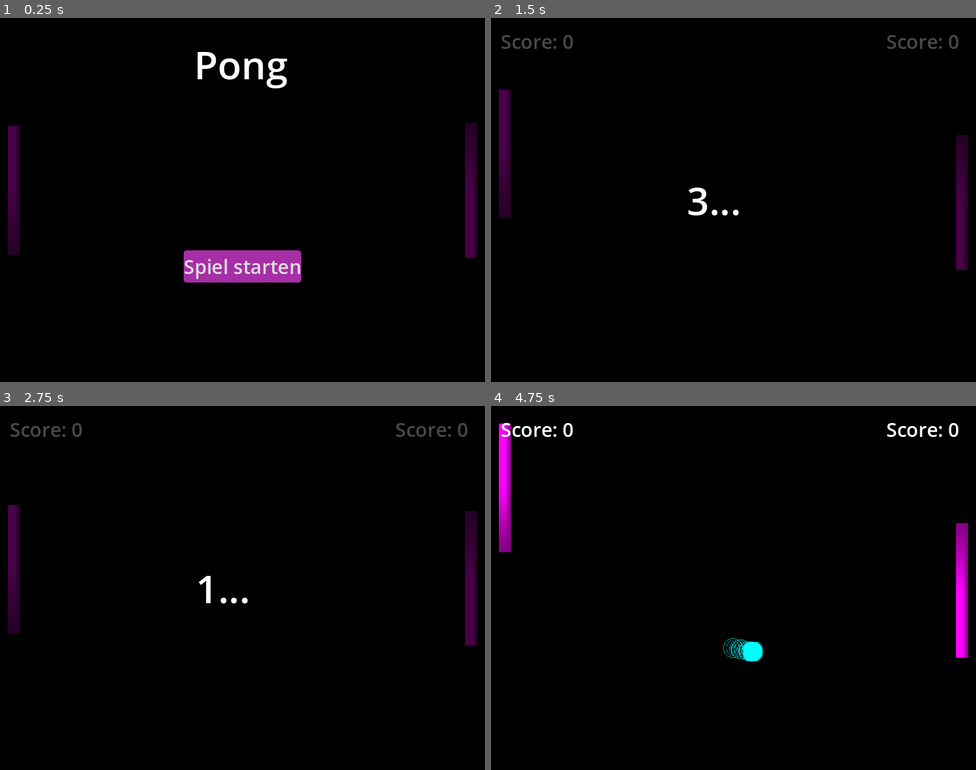
Above: before the commit, frames 1-4 (two rows, left to right).
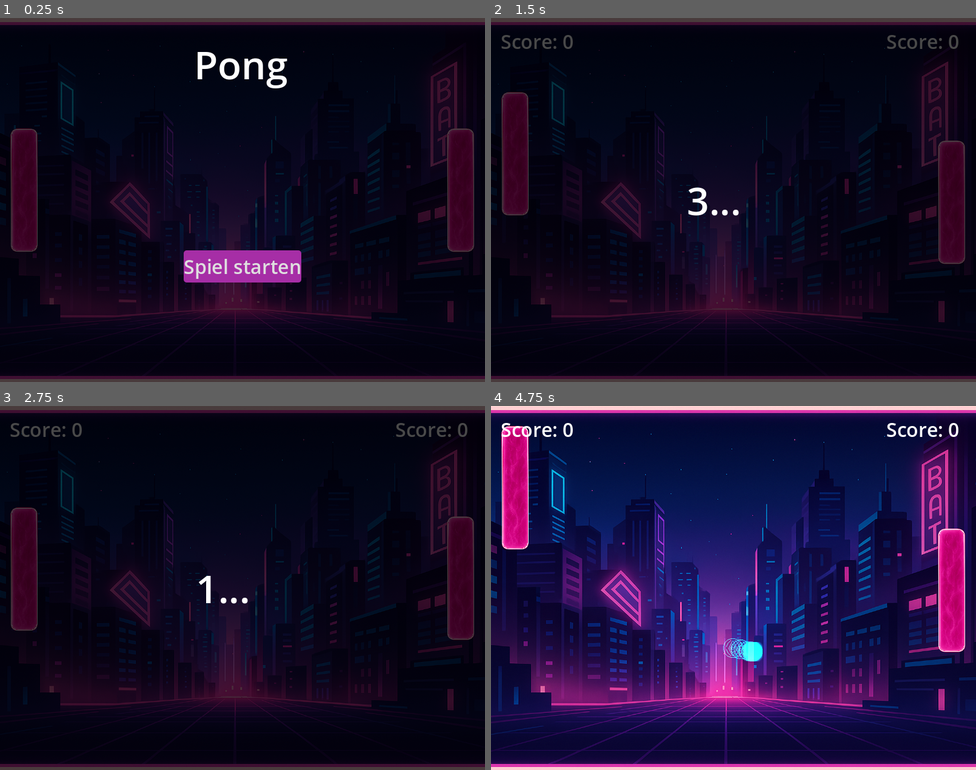
Above: after the commit, the same moments.

Repository: MetalCar/CyberPong
Game: Godot game, scene res://Scenes/Main.tscn
Same seed, same stepped clock (60 frames per second), same inputs: the game is played once before the commit and once after it.
Inputs:
- Up to frame 1 (0.25 s): no input
- Up to frame 2 (1.5 s): click "Spiel starten" at 0.5 s; tap Enter at 1.25 s; hold W (move_up_p1) from 1.28 s (still down); tap Down (move_down_p2) at 1.35 s
- Up to frame 3 (2.75 s): release W (move_up_p1) at 2.03 s; hold S (move_down_p1) from 2.03 s (still down); tap Up (move_up_p2) at 2.1 s
- Up to frame 4 (4.75 s): release S (move_down_p1) at 2.78 s; hold W (move_up_p1) 2.78-4.28 s; tap Down (move_down_p2) at 2.85, 4.35 s; tap Up (move_up_p2) at 3.6 s; tap Space at 4.25 s; hold S (move_down_p1) from 4.28 s (still down)

The runs differ from the first frame. In frame 1, 35% of the frame differs, in the area x 0-100%, y 0-100%; in frame 2, 37%; in frame 3, 37%; in frame 4, 100%.

Commit message:
add background and paddle textures

Diff:
--- a/Scenes/Main.tscn
+++ b/Scenes/Main.tscn
@@ -4,25 +4,23 @@
 [ext_resource type="Script" uid="uid://byjfe1mbajr8f" path="res://Scripts/Main.gd" id="1_kln2b"]
 [ext_resource type="PackedScene" uid="uid://ts4hkqdp7ovg" path="res://Prefabs/Ball.tscn" id="2_kln2b"]
 [ext_resource type="PackedScene" uid="uid://bm03cfos80p8w" path="res://Prefabs/wall.tscn" id="2_rgh2o"]
+[ext_resource type="Texture2D" uid="uid://bxm8m5muc81ju" path="res://Art/background.png" id="4_v1gob"]
 [ext_resource type="PackedScene" uid="uid://b527brjhiifok" path="res://Prefabs/hud.tscn" id="5_pbw6q"]
+[ext_resource type="Texture2D" uid="uid://cjm65dgijga3y" path="res://Art/paddle.png" id="6_jw32o"]
 
 [sub_resource type="PhysicsMaterial" id="PhysicsMaterial_r0du0"]
 friction = 0.0
 bounce = 1.0
 
 [sub_resource type="RectangleShape2D" id="RectangleShape2D_cm0pq"]
-size = Vector2(20, 212)
-
-[sub_resource type="PlaceholderTexture2D" id="PlaceholderTexture2D_glv2v"]
+size = Vector2(48, 200)
 
 [sub_resource type="PhysicsMaterial" id="PhysicsMaterial_cm0pq"]
 friction = 0.0
 bounce = 1.0
 
 [sub_resource type="RectangleShape2D" id="RectangleShape2D_r0du0"]
-size = Vector2(20, 223)
-
-[sub_resource type="PlaceholderTexture2D" id="PlaceholderTexture2D_rxg2q"]
+size = Vector2(48, 200)
 
 [sub_resource type="RectangleShape2D" id="RectangleShape2D_idj7w"]
 size = Vector2(20, 600)
@@ -38,11 +36,15 @@
 offset_bottom = 600.0
 grow_horizontal = 2
 grow_vertical = 2
-color = Color(0, 0, 0, 1)
 script = ExtResource("1_kln2b")
 wall_scene = ExtResource("2_rgh2o")
 ball_scene = ExtResource("2_kln2b")
 hud = NodePath("../HUD")
+
+[node name="Sprite2D" type="Sprite2D" parent="ColorRect"]
+position = Vector2(395, 297)
+scale = Vector2(0.86377, 0.657852)
+texture = ExtResource("4_v1gob")
 
 [node name="PaddleLeft" type="StaticBody2D" parent="ColorRect"]
 position = Vector2(23, 284)
@@ -50,12 +52,15 @@
 script = ExtResource("1_idj7w")
 
 [node name="CollisionShape2D" type="CollisionShape2D" parent="ColorRect/PaddleLeft"]
+position = Vector2(17, 0)
 shape = SubResource("RectangleShape2D_cm0pq")
 
 [node name="Sprite2D2" type="Sprite2D" parent="ColorRect/PaddleLeft"]
-rotation = 1.5708
-scale = Vector2(211.972, -20.105)
-texture = SubResource("PlaceholderTexture2D_glv2v")
+texture_filter = 1
+texture_repeat = 1
+position = Vector2(17, 0)
+scale = Vector2(0.261628, 0.261628)
+texture = ExtResource("6_jw32o")
 
 [node name="PaddleRight" type="StaticBody2D" parent="ColorRect"]
 position = Vector2(777, 284)
@@ -64,13 +69,13 @@
 player = 1
 
 [node name="CollisionShape2D" type="CollisionShape2D" parent="ColorRect/PaddleRight"]
-position = Vector2(0, 0.5)
+position = Vector2(-17, 0)
 shape = SubResource("RectangleShape2D_r0du0")
 
 [node name="Sprite2D" type="Sprite2D" parent="ColorRect/PaddleRight"]
-rotation = -1.5708
-scale = Vector2(222.842, 20.1052)
-texture = SubResource("PlaceholderTexture2D_rxg2q")
+position = Vector2(-17, 0)
+scale = Vector2(0.262, 0.262)
+texture = ExtResource("6_jw32o")
 
 [node name="OutOfBoundLeft" type="Area2D" parent="ColorRect"]
 
Binary file added: Art/background.png
Not shown, added: Art/background.png.import
Binary file added: Art/paddle.png
Not shown, added: Art/paddle.png.import
